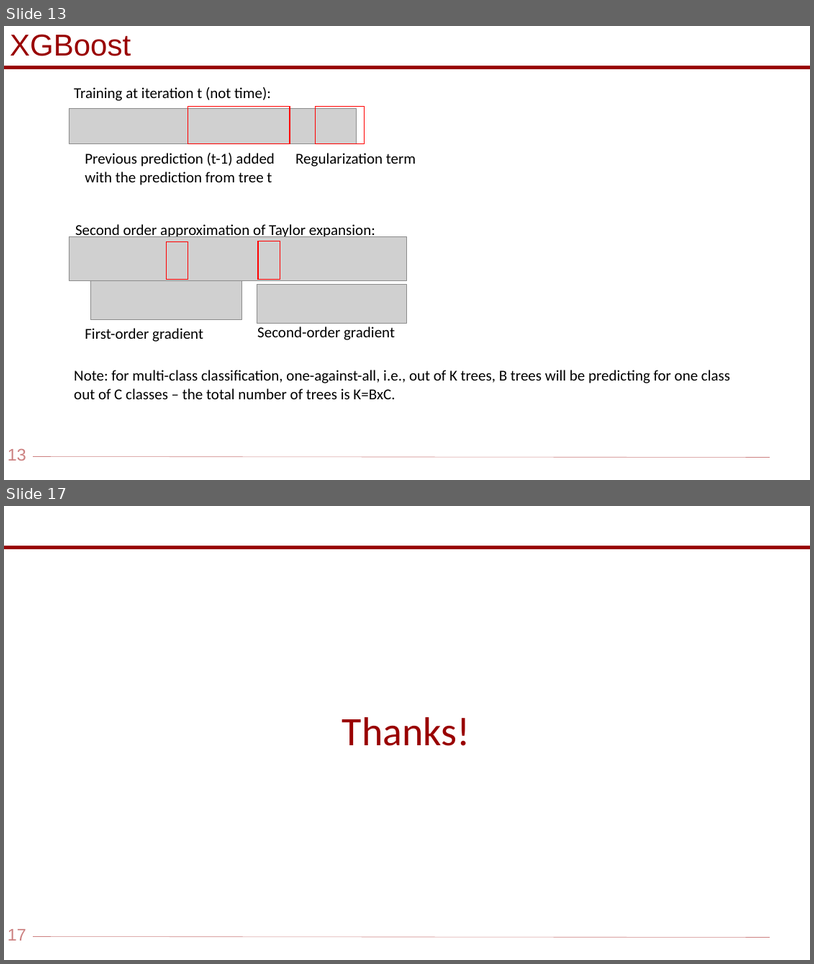
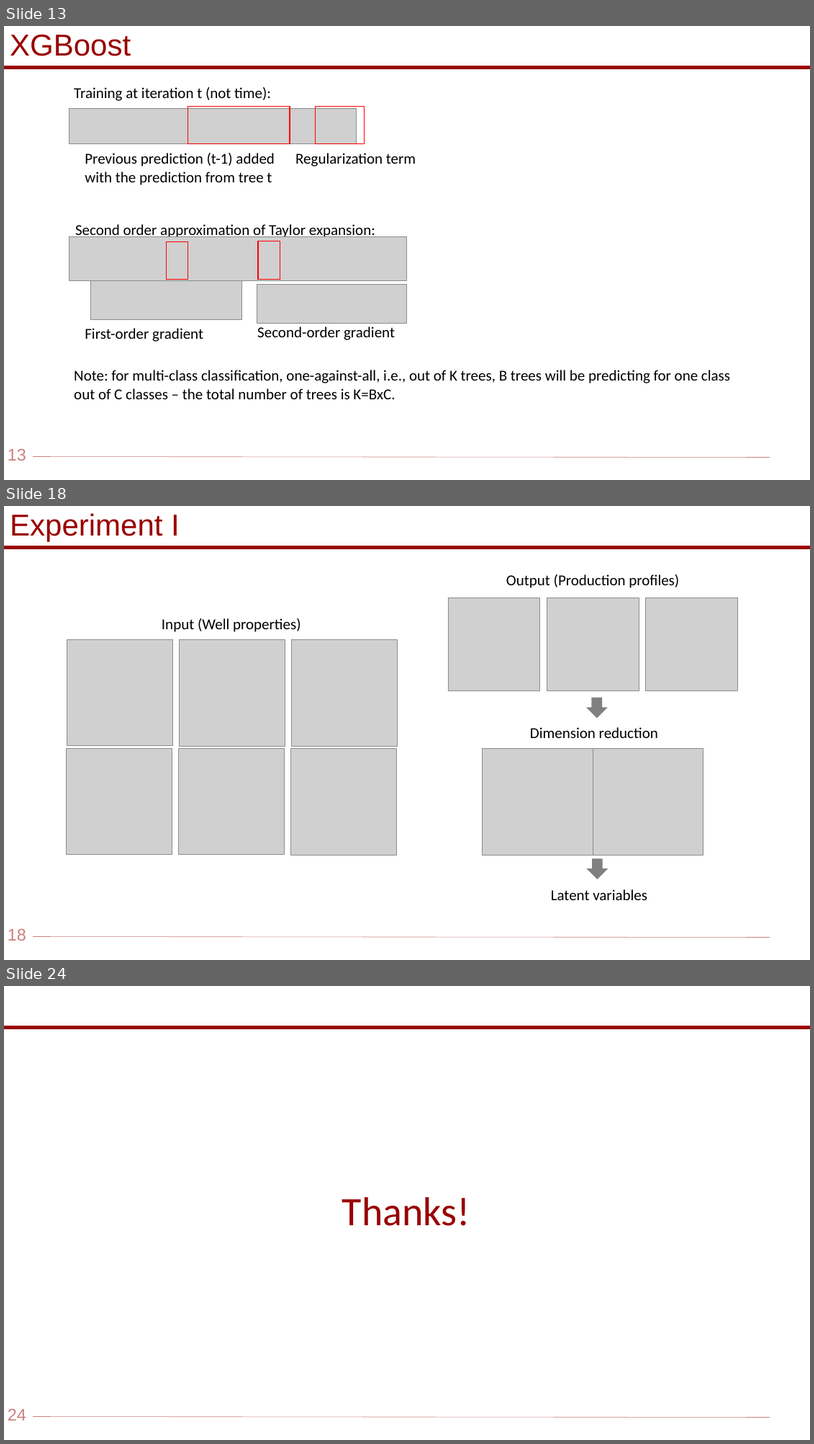
Before and after one commit to rsyamil/latent-space-xgboost, a slide deck: Trees.pptx. Shown one above the other, each under a label of ours: slides 13 and 17 before the commit, slides 13, 18 and 24 after it; the slides between them are not shown. The pictures are 814x964 and 814x1444 pixels, drawn with LibreOffice and Linux fonts; fonts in the diff are those of the drawing; grey boxes stand for pictures; background and template pictures are left out. Boxes give left, top, right and bottom in pixels: in the first picture for what was removed or moved away, otherwise in the second. Text is boxed around its words. In the diff, an @@ line names an element or a change of style, - is before the commit and + after.

```diff
--- a/Trees.pptx
+++ b/Trees.pptx
@@ slide 18 added at bbox=[4, 506, 810, 960], background #FFFFFF; not listed: 4 template elements that a slide beside it also shows @@
@@ text added at bbox=[10, 513, 180, 542], 36 pt, text #990000 @@
+Experiment I
@@ group added at bbox=[67, 618, 397, 855]: 6 pictures, 1 text @@
+Input (Well properties)
@@ group added at bbox=[449, 574, 738, 900]: 5 pictures, 3 texts, 2 down arrows @@
+Output (Production profiles)
+Dimension reduction
+Latent variables
@@ what was slide 17 is now slide 24 @@
@@ page number at bbox=[8, 1409, 26, 1420]: text changed @@
-17
+24
```
Also in this commit, not shown: 4 slides changed, 7 other slides added, 1 slide removed, 1 other file.
